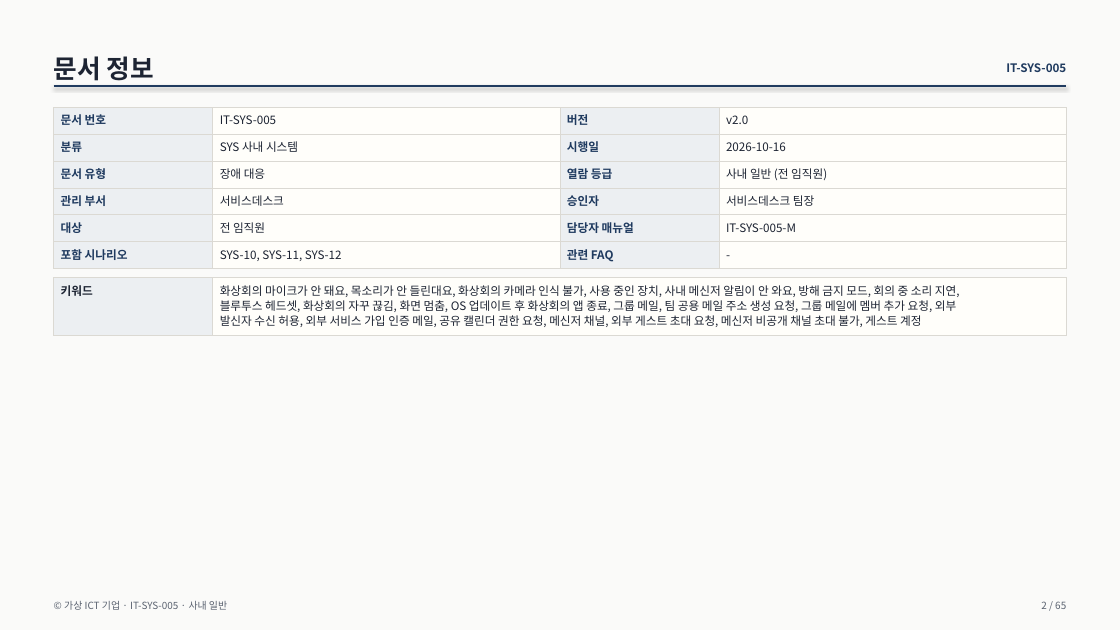
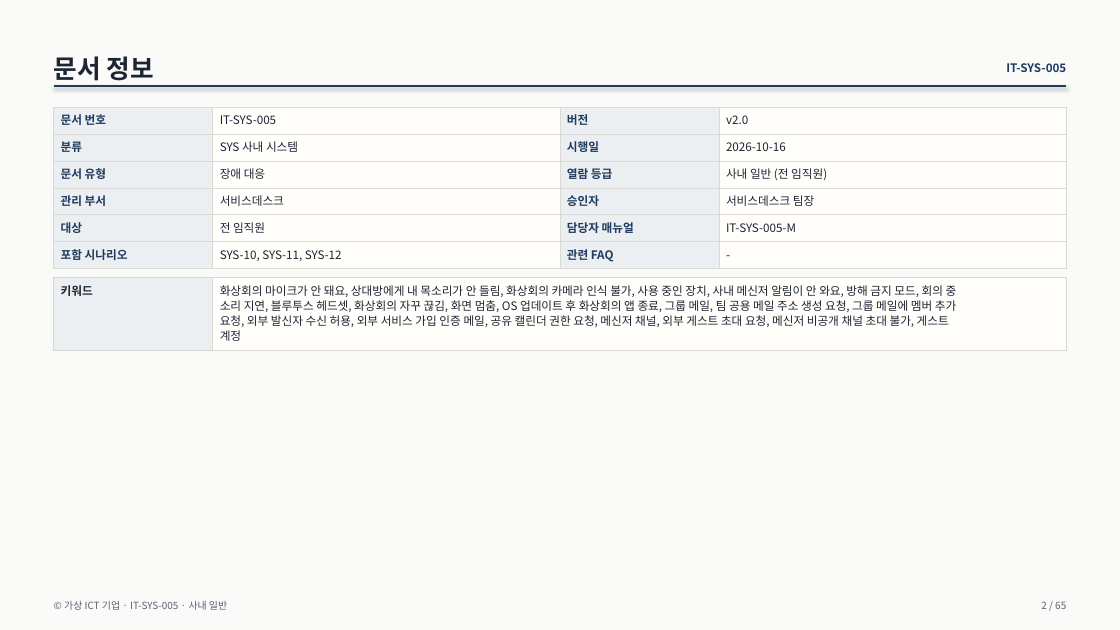
Before and after one commit to issue-helpdesk/issue-helpdesk, a slide deck: slide 2 of dataset/guides_final/SYS/guide/IT-SYS-005_메신저·화상회의·협업 도구 가이드.pptx. Drawn at 1120x630 pixels with LibreOffice and Linux fonts; fonts in the diff are those of the drawing. Boxes give left, top, right and bottom in pixels: in the first picture for what was removed or moved away, otherwise in the second. Text is boxed around its words. In the diff, an @@ line names an element or a change of style, - is before the commit and + after.

```diff
--- a/dataset/guides_final/SYS/guide/IT-SYS-005_메신저·화상회의·협업 도구 가이드.pptx
+++ b/dataset/guides_final/SYS/guide/IT-SYS-005_메신저·화상회의·협업 도구 가이드.pptx
@@ table at <box>54,278,1066,350</box> @@
-row 1, column 2: 화상회의 마이크가 안 돼요, 목소리가 안 들린대요, 화상회의 카메라 인식 불가, 사용 중인 장치, 사내 메신저 알림이 안 와요, 방해 금지 모드, 회의 중 소리 지연, / 블루투스 헤드셋, 화상회의 자꾸 끊김, 화면 멈춤, OS 업데이트 후 화상회의 앱 종료, 그룹 메일, 팀 공용 메일 주소 생성 요청, 그룹 메일에 멤버 추가 요청, 외부 / 발신자 수신 허용, 외부 서비스 가입 인증 메일, 공유 캘린더 권한 요청, 메신저 채널, 외부 게스트 초대 요청, 메신저 비공개 채널 초대 불가, 게스트 계정
+row 1, column 2: 화상회의 마이크가 안 돼요, 상대방에게 내 목소리가 안 들림, 화상회의 카메라 인식 불가, 사용 중인 장치, 사내 메신저 알림이 안 와요, 방해 금지 모드, 회의 중 / 소리 지연, 블루투스 헤드셋, 화상회의 자꾸 끊김, 화면 멈춤, OS 업데이트 후 화상회의 앱 종료, 그룹 메일, 팀 공용 메일 주소 생성 요청, 그룹 메일에 멤버 추가 / 요청, 외부 발신자 수신 허용, 외부 서비스 가입 인증 메일, 공유 캘린더 권한 요청, 메신저 채널, 외부 게스트 초대 요청, 메신저 비공개 채널 초대 불가, 게스트 / 계정
```
Also in this commit, not shown: 5 other files.
